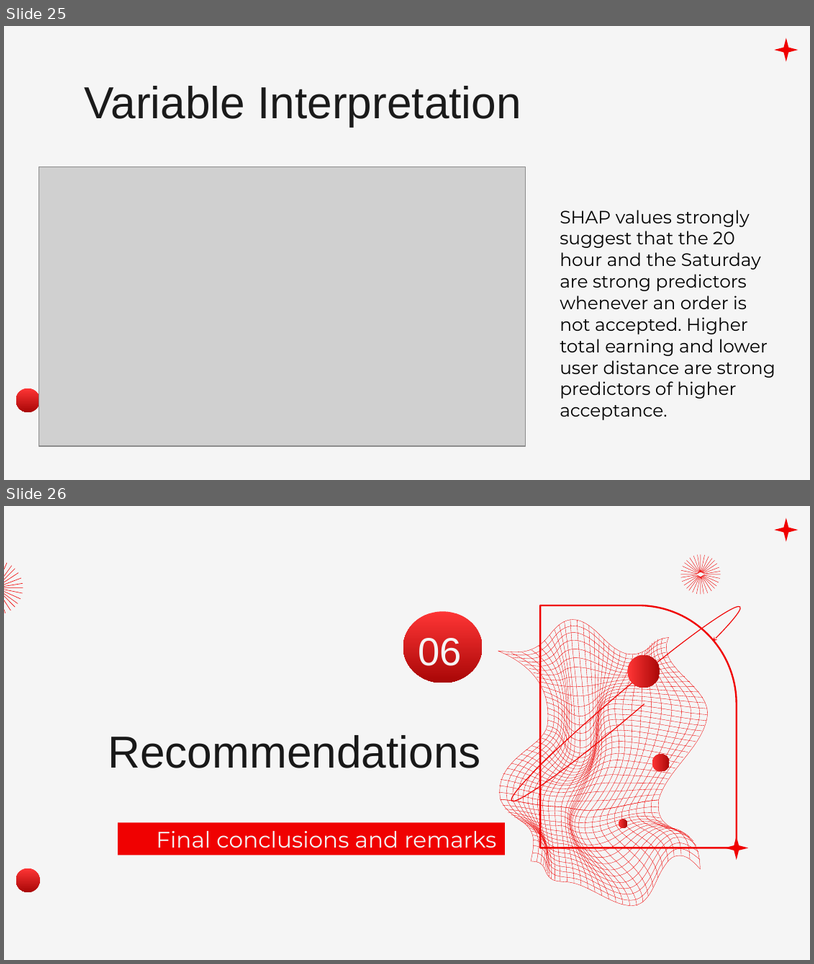
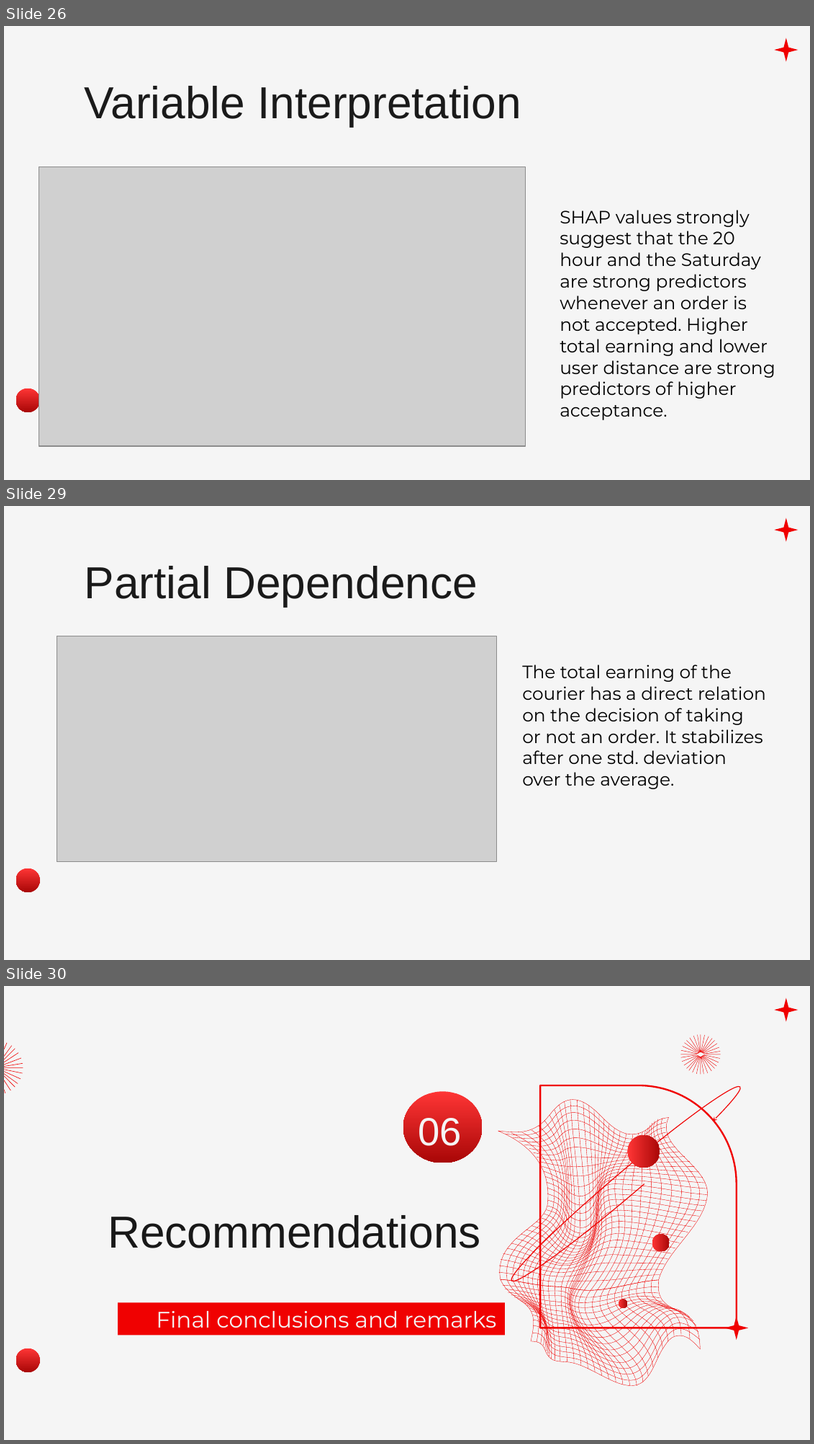
Before and after one commit to jdcarranzas/Prueba-Rappi, a slide deck: Rappi_Case.pptx. Shown one above the other, each under a label of ours: slides 25 and 26 before the commit, slides 26, 29 and 30 after it; the slides between them are not shown. The pictures are 814x964 and 814x1444 pixels, drawn with LibreOffice and Linux fonts; fonts in the diff are those of the drawing; grey boxes stand for pictures; background and template pictures are left out. Boxes give left, top, right and bottom in pixels: in the first picture for what was removed or moved away, otherwise in the second. Text is boxed around its words. In the diff, an @@ line names an element or a change of style, - is before the commit and + after.

```diff
--- a/Rappi_Case.pptx
+++ b/Rappi_Case.pptx
@@ slide 29 added at [4,506,810,960], background #F5F5F5; not listed: 2 template elements that a slide beside it also shows @@
@@ title added at [85,566,478,606], 40 pt, text #1A1A1A @@
+Partial Dependence
@@ picture added at [57,636,496,861] @@
@@ text added at [522,664,766,789], 16 pt, text #000000 @@
+The total earning of the courier has a direct relation on the decision of taking or not an order. It stabilizes after one std. deviation over the average.
@@ what was slide 25 is now slide 26 @@
@@ what was slide 26 is now slide 30 @@
```
Also in this commit, not shown: 1 slide changed, 4 other slides added, 3 other files.
